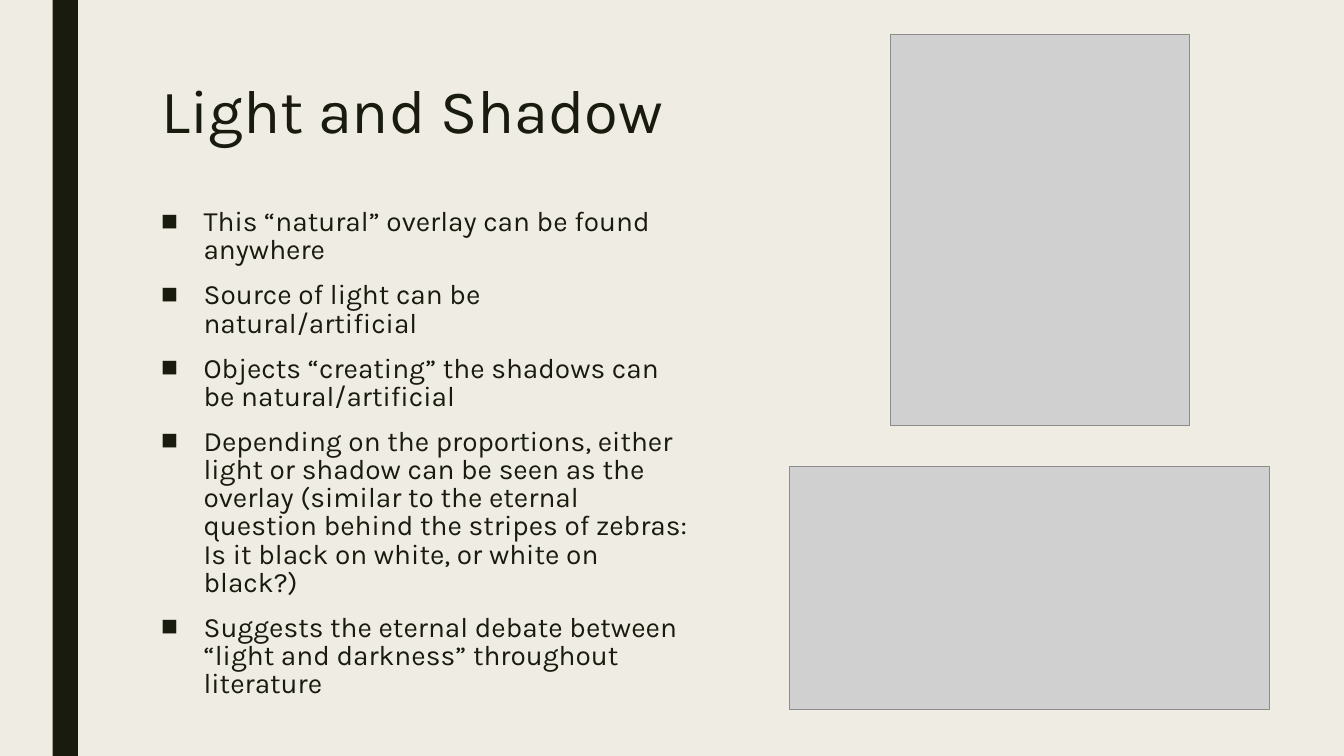
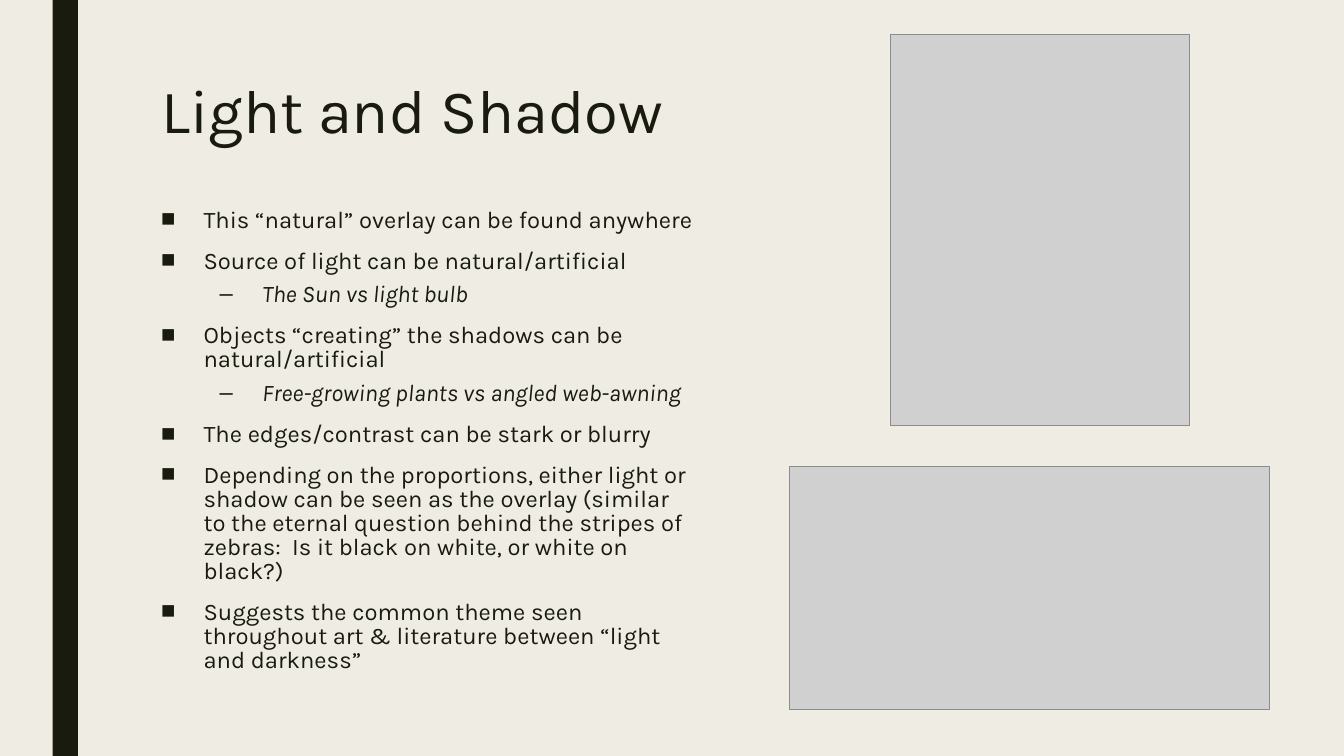
Before and after one commit to kenteexy/Interactive, a slide deck: slide 3 of weekly-projects/overlay-part-1-gathering/overlays.pptx (slide 4 before the commit). Drawn at 1344x756 pixels with LibreOffice and Linux fonts; fonts in the diff are those of the drawing; grey boxes stand for pictures. Boxes give left, top, right and bottom in pixels: in the first picture for what was removed or moved away, otherwise in the second. Text is boxed around its words. In the diff, an @@ line names an element or a change of style, - is before the commit and + after.

```diff
--- a/weekly-projects/overlay-part-1-gathering/overlays.pptx
+++ b/weekly-projects/overlay-part-1-gathering/overlays.pptx
@@ text at (204, 211, 692, 582): size 20 to 17 pt in "This “natural” overlay can be found anywhere", "Source of light can be natural/artificial", "Objects “creating” the shadows can be natural/artificial", "Depending on the proportions, either light or ..." @@
@@ text at (262, 285, 468, 308): paragraph added @@
+  – The Sun vs light bulb
@@ text at (204, 384, 681, 448): paragraphs added @@
+  – Free-growing plants vs angled web-awning
+■ The edges/contrast can be stark or blurry
@@ text at (204, 603, 660, 649): text changed; size 20 to 17 pt @@
-■ Suggests the eternal debate between “light and darkness” throughout literature
+■ Suggests the common theme seen throughout art & literature between “light and darkness”
```
Also in this commit, not shown: 3 other slides changed, 2 other files.
